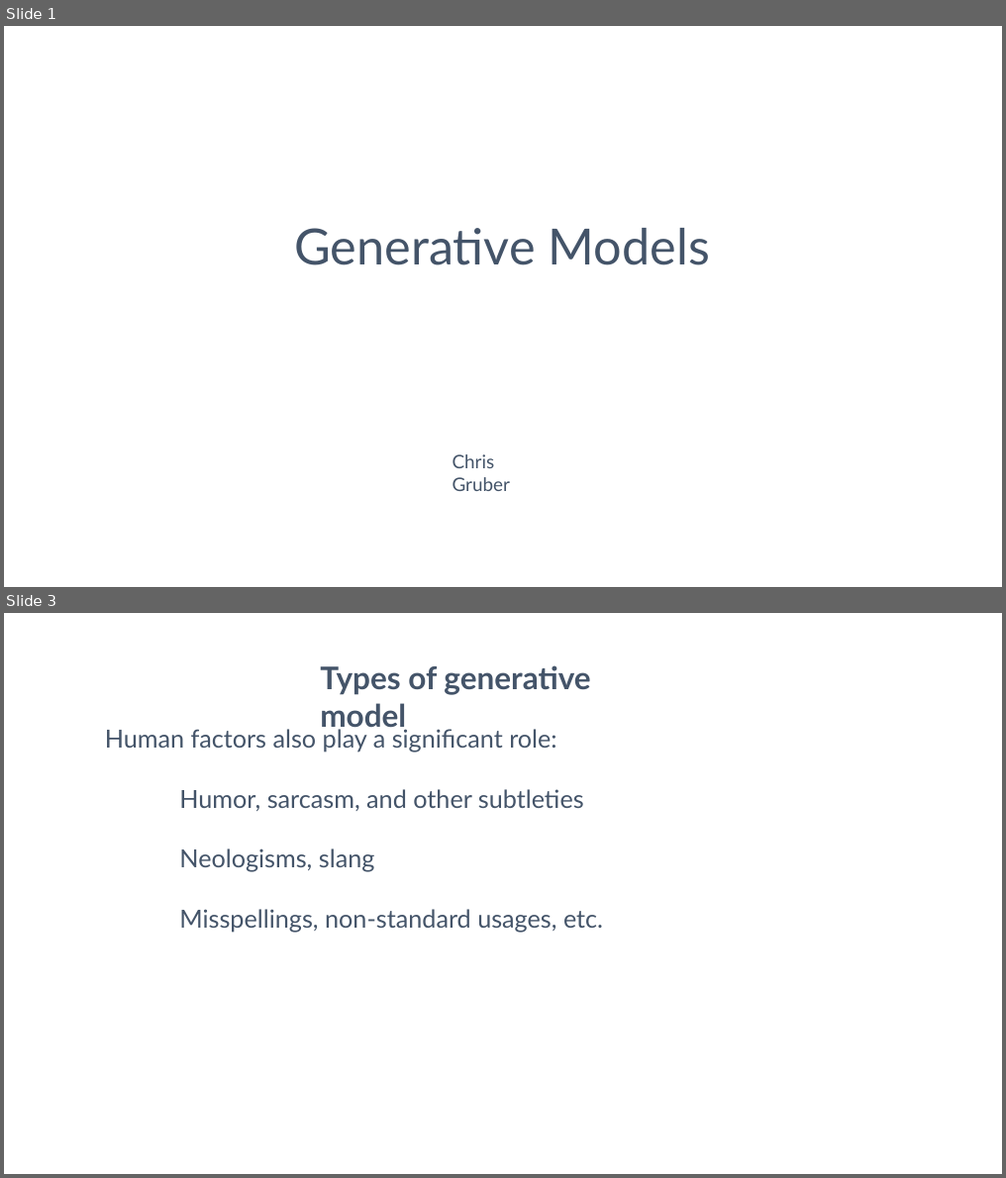
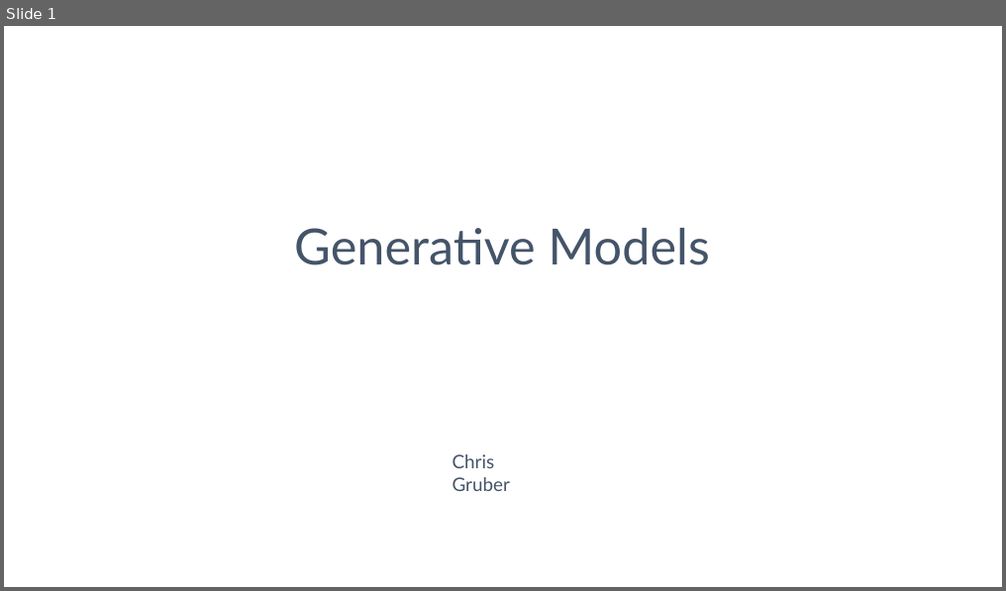
Before and after one commit to ChristopherGruber/Generative_Models, a slide deck: Generative_Models.odp. Shown one above the other, each under a label of ours: slides 1 and 3 before the commit, slide 1 after it; the slides between them are not shown. The pictures are 1006x1178 and 1006x591 pixels, drawn with LibreOffice and Linux fonts; fonts in the diff are those of the drawing. Boxes give left, top, right and bottom in pixels: in the first picture for what was removed or moved away, otherwise in the second. Text is boxed around its words. In the diff, an @@ line names an element or a change of style, - is before the commit and + after.

```diff
--- a/Generative_Models.odp
+++ b/Generative_Models.odp
@@ slide 3 removed at [4,613,1002,1174], background #FFFFFF @@
@@ text removed at [320,665,590,733] @@
-Types of generative model
@@ text removed at [105,729,603,932] @@
-Human factors also play a significant role:
-Humor, sarcasm, and other subtleties
-Neologisms, slang
-Misspellings, non-standard usages, etc.
```
Also in this commit, not shown: 5 slides changed, 5 slides added, 3 other slides removed, 2 other files.
